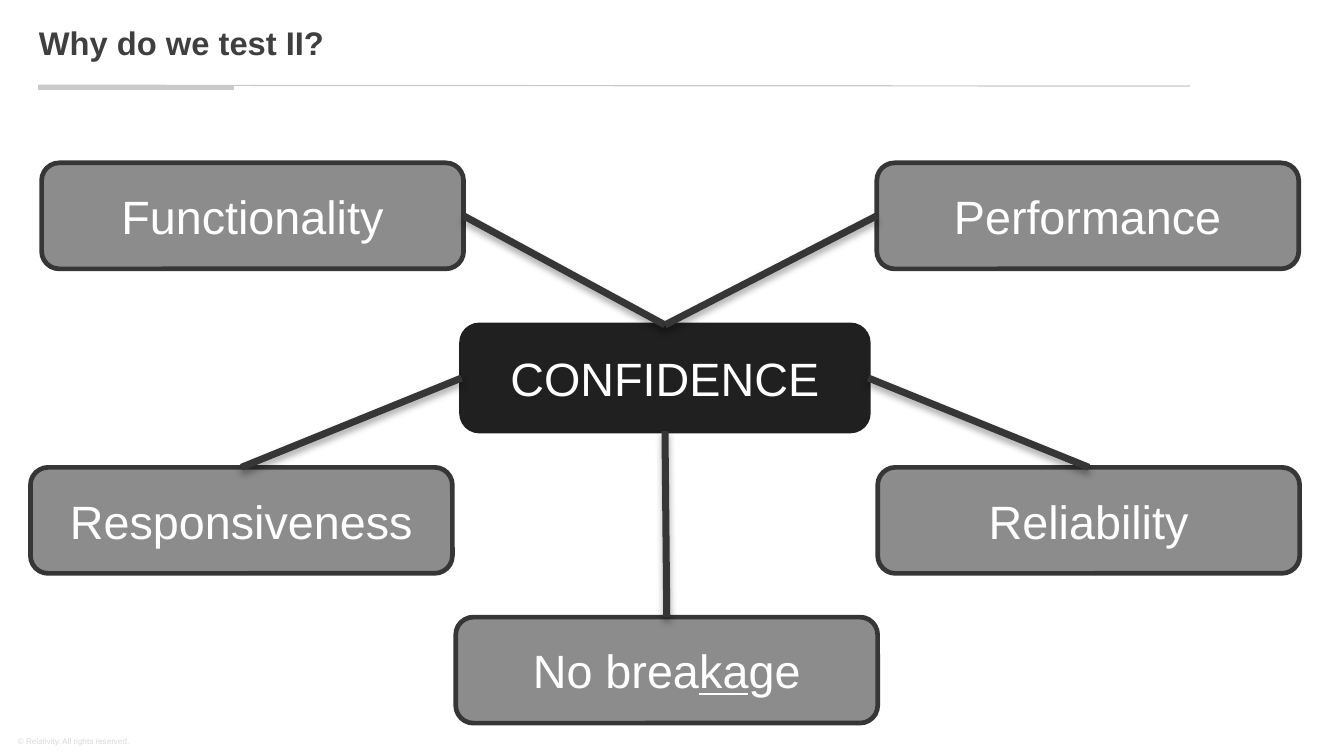
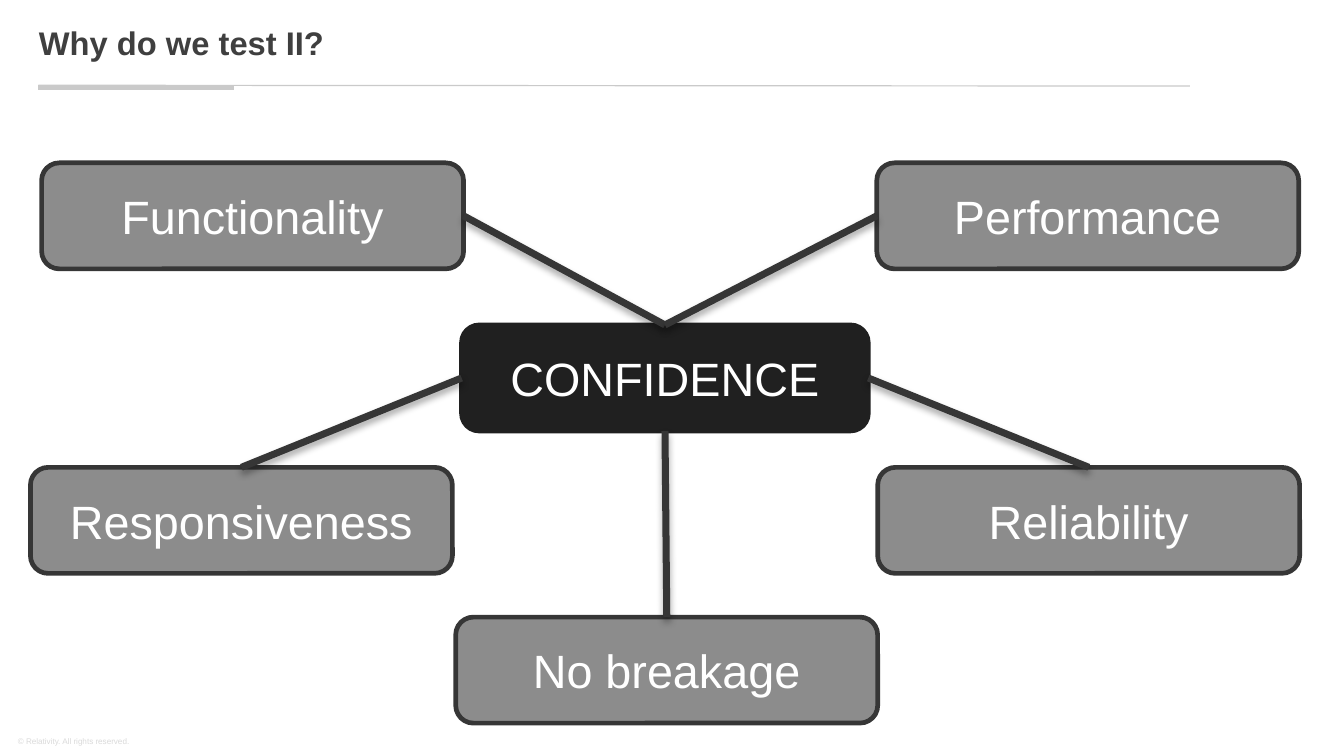
Before and after one commit to KonradGalczynski/Learning, a slide deck: slide 8 of ContractDistribution/ContractDistributionRelativity.pptx. Drawn at 1344x756 pixels with LibreOffice and Linux fonts; fonts in the diff are those of the drawing; background and template pictures are left out. Boxes give left, top, right and bottom in pixels: in the first picture for what was removed or moved away, otherwise in the second. Text is boxed around its words. In the diff, an @@ line names an element or a change of style, - is before the commit and + after.

Commit message:
contract ppts update

```diff
--- a/ContractDistribution/ContractDistributionRelativity.pptx
+++ b/ContractDistribution/ContractDistributionRelativity.pptx
@@ rounded rectangle "No breakage" at <box>455,617,877,722</box>: underline off in "breakage" @@
```
